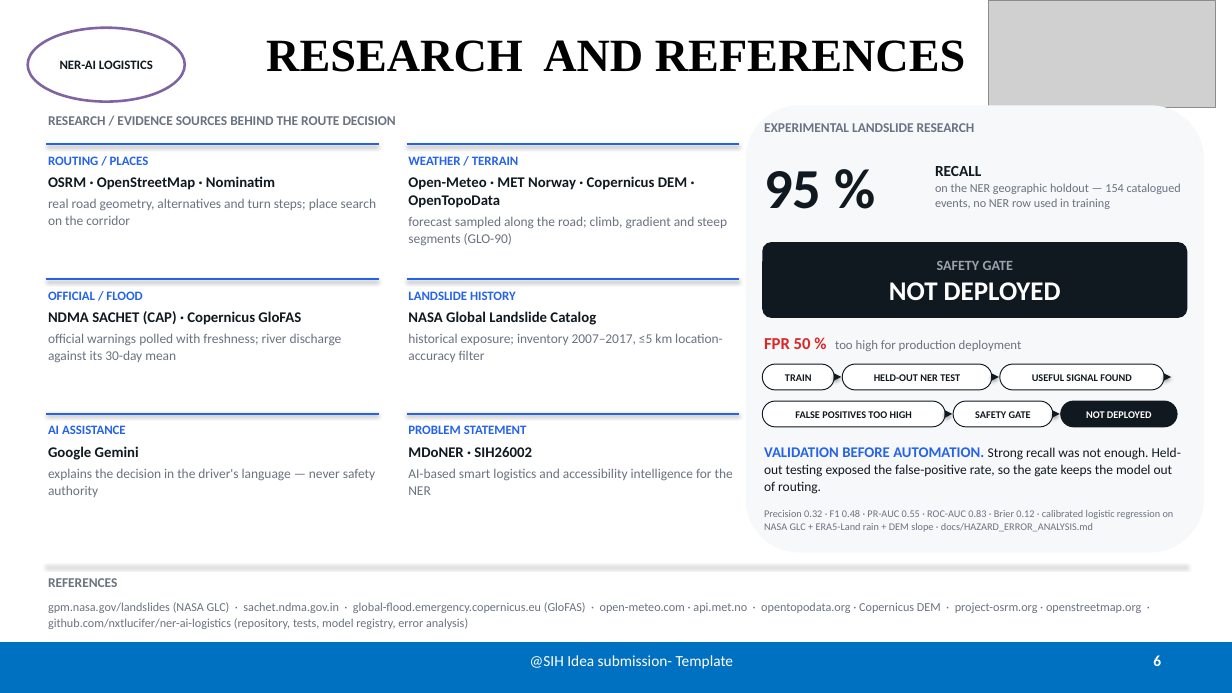
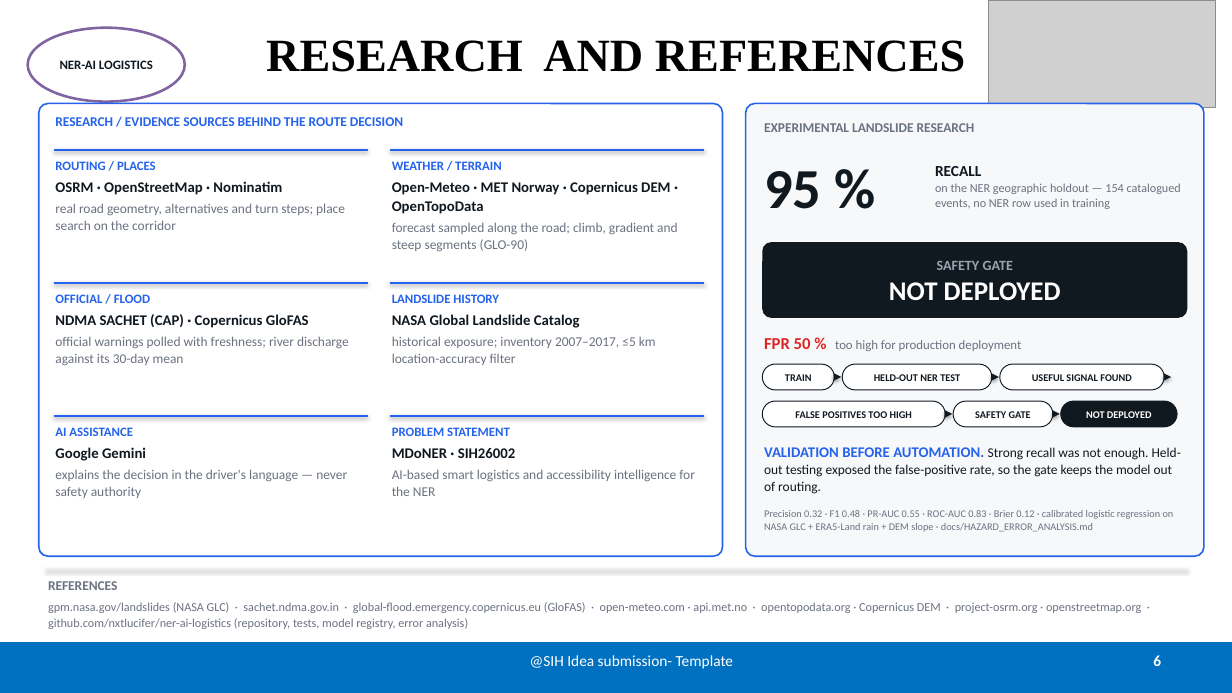
Before and after one commit to nxtlucifer/ner-ai-logistics, a slide deck: slide 6 of docs/submission/RASTA_AI_SIH26002_TEAM17_FINAL.pptx. Drawn at 1232x693 pixels with LibreOffice and Linux fonts; fonts in the diff are those of the drawing; grey boxes stand for pictures. Boxes give left, top, right and bottom in pixels: in the first picture for what was removed or moved away, otherwise in the second. Text is boxed around its words. In the diff, an @@ line names an element or a change of style, - is before the commit and + after.

```diff
--- a/docs/submission/RASTA_AI_SIH26002_TEAM17_FINAL.pptx
+++ b/docs/submission/RASTA_AI_SIH26002_TEAM17_FINAL.pptx
@@ rounded rectangle added at bbox=[39, 104, 723, 556], fill #FFFFFF, outline #2563EB 1.25 pt @@
@@ text "RESEARCH / EVIDENCE SOURCES BEHIND ...": place and size @@
-text "RESEARCH / EVIDENCE SOURCES BEHIND ..." at bbox=[48, 116, 396, 125]
+text "RESEARCH / EVIDENCE SOURCES BEHIND ..." at bbox=[55, 117, 403, 126]
@@ text "RESEARCH / EVIDENCE SOURCES BEHIND ..." at bbox=[55, 117, 403, 126]: text colour #6B7280 to #2563EB @@
@@ rounded rectangle at bbox=[746, 104, 1204, 556]: outline none to #2563EB 1.25 pt; proportions changed @@
@@ text "ROUTING / PLACES" rewrapped from bbox=[48, 156, 377, 225] to bbox=[55, 161, 345, 230] @@
@@ line moved from (46, 144) - (379, 144) to (54, 150) - (368, 150) @@
@@ text "WEATHER / TERRAIN" rewrapped from bbox=[408, 156, 727, 246] to bbox=[392, 161, 678, 252] @@
@@ line moved from (407, 144) - (739, 144) to (390, 150) - (704, 150) @@
@@ text "OFFICIAL / FLOOD": place and size @@
-text "OFFICIAL / FLOOD" at bbox=[48, 291, 342, 363]
+text "OFFICIAL / FLOOD" at bbox=[55, 294, 349, 365]
@@ line moved from (46, 279) - (379, 279) to (54, 283) - (368, 283) @@
@@ text "LANDSLIDE HISTORY" rewrapped from bbox=[408, 291, 723, 362] to bbox=[392, 294, 656, 365] @@
@@ line moved from (407, 279) - (739, 279) to (390, 283) - (704, 283) @@
@@ line moved from (46, 414) - (379, 414) to (54, 416) - (368, 416) @@
@@ line moved from (407, 414) - (739, 414) to (390, 416) - (704, 416) @@
@@ text "AI ASSISTANCE" rewrapped from bbox=[48, 425, 375, 497] to bbox=[55, 427, 347, 498] @@
@@ text "PROBLEM STATEMENT" rewrapped from bbox=[408, 425, 733, 495] to bbox=[392, 427, 695, 496] @@
@@ line moved from (46, 566) - (1188, 566) to (46, 569) - (1188, 569) @@
```
Also in this commit, not shown: 5 other slides changed, 9 other files.
